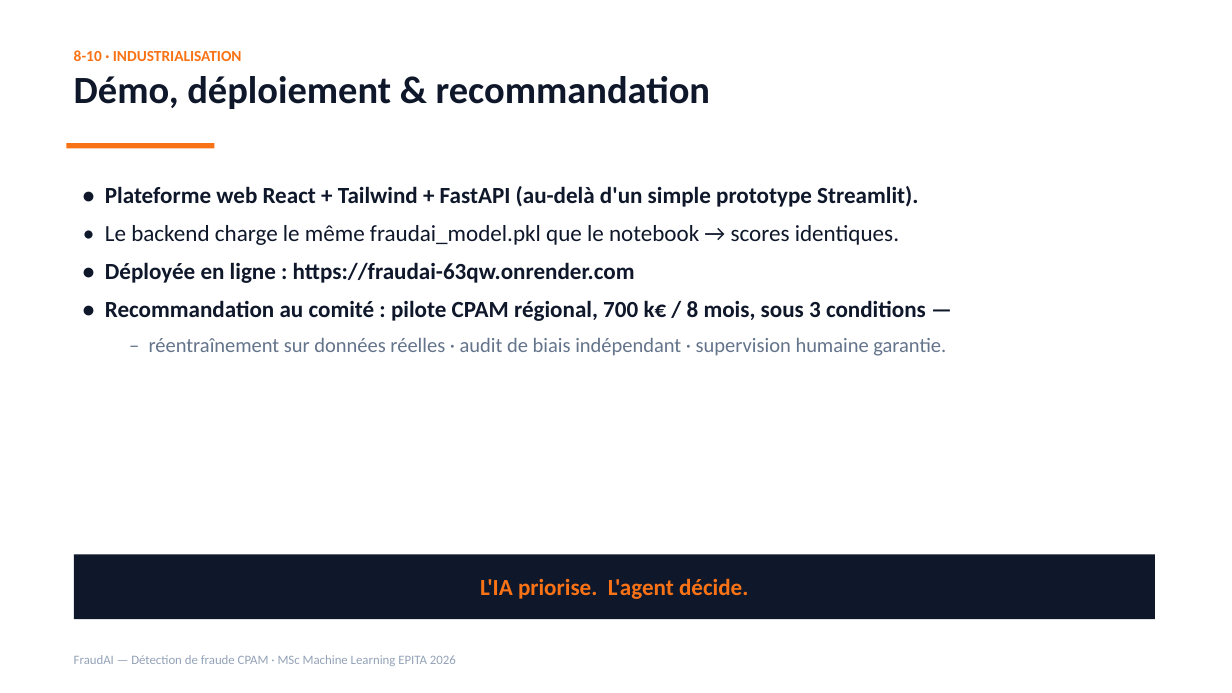
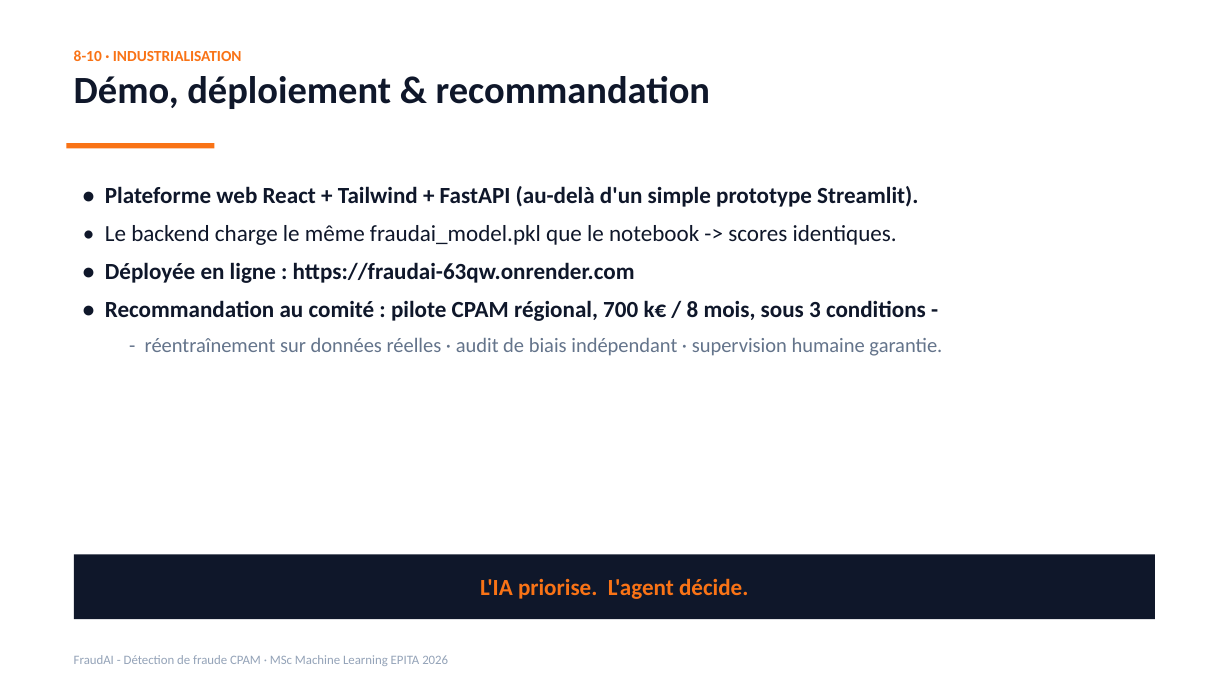
Before and after one commit to kteken10/Fondamentaux-Machine-Learning, a slide deck: slide 11 of rendu/03_FraudAI_Presentation.pptx. Drawn at 1232x693 pixels with LibreOffice and Linux fonts; fonts in the diff are those of the drawing. Boxes give left, top, right and bottom in pixels: in the first picture for what was removed or moved away, otherwise in the second. Text is boxed around its words. In the diff, an @@ line names an element or a change of style, - is before the commit and + after.

```diff
--- a/rendu/03_FraudAI_Presentation.pptx
+++ b/rendu/03_FraudAI_Presentation.pptx
@@ text at <box>105,225,897,245</box>: text changed @@
-• Le backend charge le même fraudai_model.pkl que le notebook → scores identiques.
+• Le backend charge le même fraudai_model.pkl que le notebook -> scores identiques.
@@ text at <box>105,300,942,356</box>: text changed @@
-• Recommandation au comité : pilote CPAM régional, 700 k€ / 8 mois, sous 3 conditions —
-  – réentraînement sur données réelles · audit de biais indépendant · supervision humaine garantie.
+• Recommandation au comité : pilote CPAM régional, 700 k€ / 8 mois, sous 3 conditions -
+  - réentraînement sur données réelles · audit de biais indépendant · supervision humaine garantie.
@@ text at <box>74,655,448,666</box>: text changed @@
-FraudAI — Détection de fraude CPAM · MSc Machine Learning EPITA 2026
+FraudAI - Détection de fraude CPAM · MSc Machine Learning EPITA 2026
```
Also in this commit, not shown: 10 other slides changed, 2 other files.
